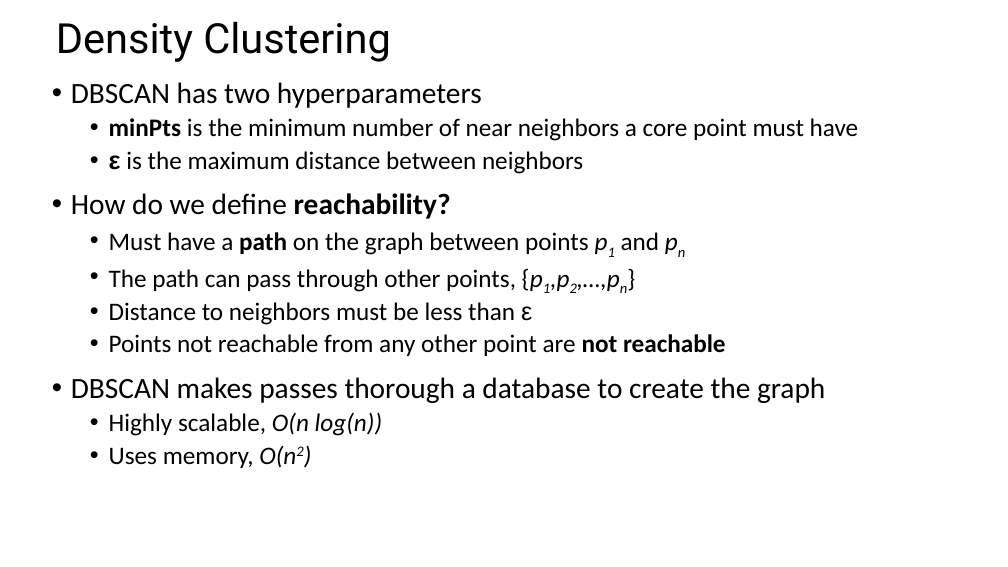
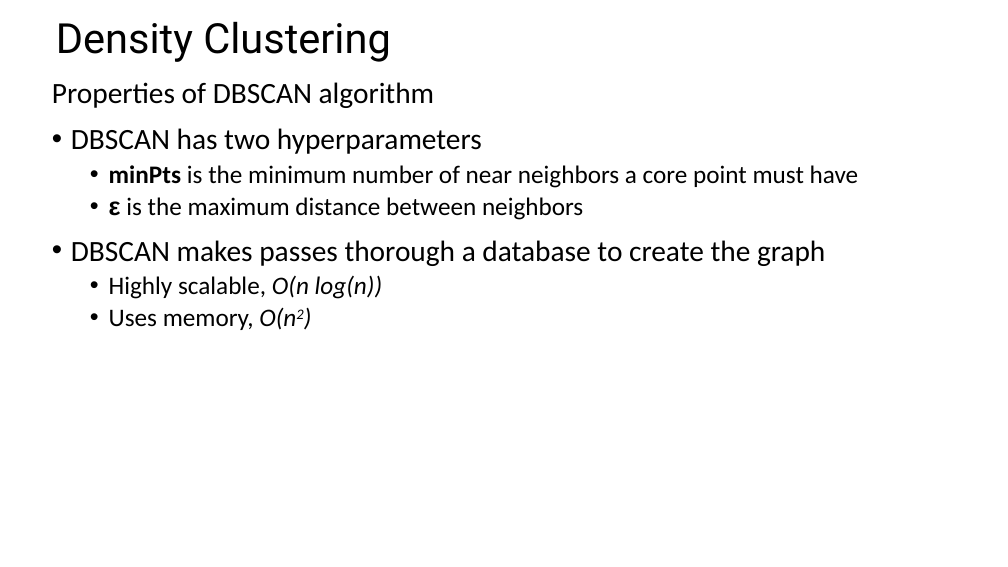
Before and after one commit to StephenElston/CSCI-E-108, a slide deck: slide 68 of slides/9_IntroductionToClustering.pptx (slide 63 before the commit). Drawn at 1008x567 pixels with LibreOffice and Linux fonts; fonts in the diff are those of the drawing. Boxes give left, top, right and bottom in pixels: in the first picture for what was removed or moved away, otherwise in the second. Text is boxed around its words. In the diff, an @@ line names an element or a change of style, - is before the commit and + after.

```diff
--- a/slides/9_IntroductionToClustering.pptx
+++ b/slides/9_IntroductionToClustering.pptx
@@ text at (52, 82, 435, 108): paragraph added @@
+Properties of DBSCAN algorithm
@@ text at (71, 193, 726, 356): paragraphs removed @@
-• How do we define reachability?
-  • Must have a path on the graph between points p1 and pn
-  • The path can pass through other points, {p1,p2,…,pn}
-  • Distance to neighbors must be less than ε
-  • Points not reachable from any other point are not reachable
```
Also in this commit, not shown: 6 other slides changed, 6 slides added.
